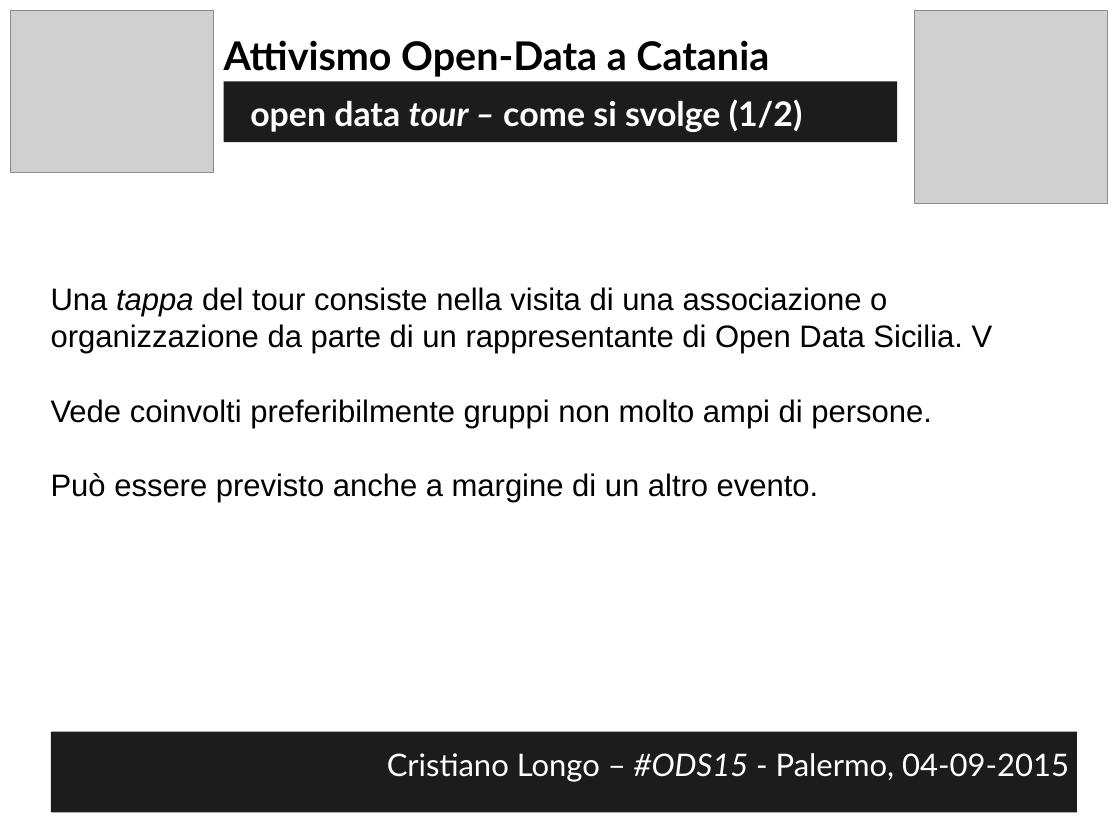
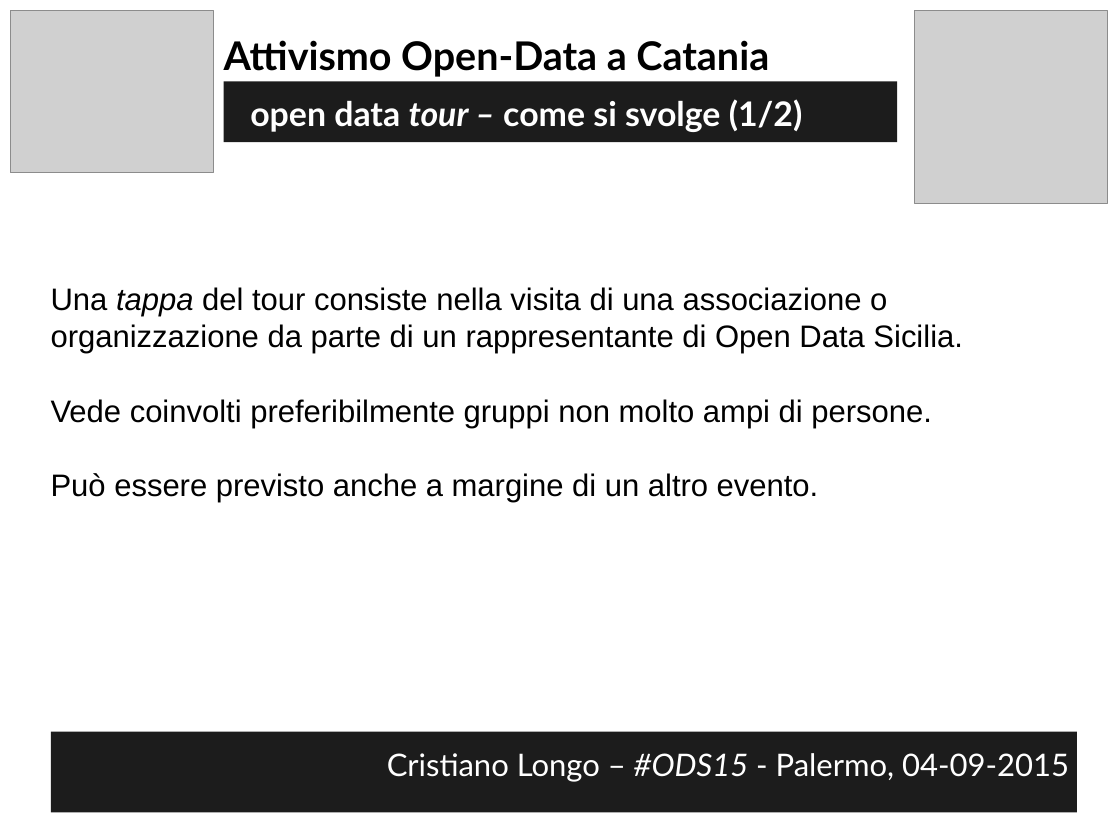
Before and after one commit to opendatahacklab/opendatahacklab.github.io, a slide deck: slide 46 of events/odt_ods15.odp. Drawn at 1120x840 pixels with LibreOffice and Linux fonts; fonts in the diff are those of the drawing; grey boxes stand for pictures. Boxes give left, top, right and bottom in pixels: in the first picture for what was removed or moved away, otherwise in the second. Text is boxed around its words. In the diff, an @@ line names an element or a change of style, - is before the commit and + after.

```diff
--- a/events/odt_ods15.odp
+++ b/events/odt_ods15.odp
@@ text at (51,287,963,354): text changed @@
-Una tappa del tour consiste nella visita di una associazione o organizzazione da parte di un rappresentante di Open Data Sicilia. V
+Una tappa del tour consiste nella visita di una associazione o organizzazione da parte di un rappresentante di Open Data Sicilia.
```
Also in this commit, not shown: 3 other slides changed, 1 other file.
